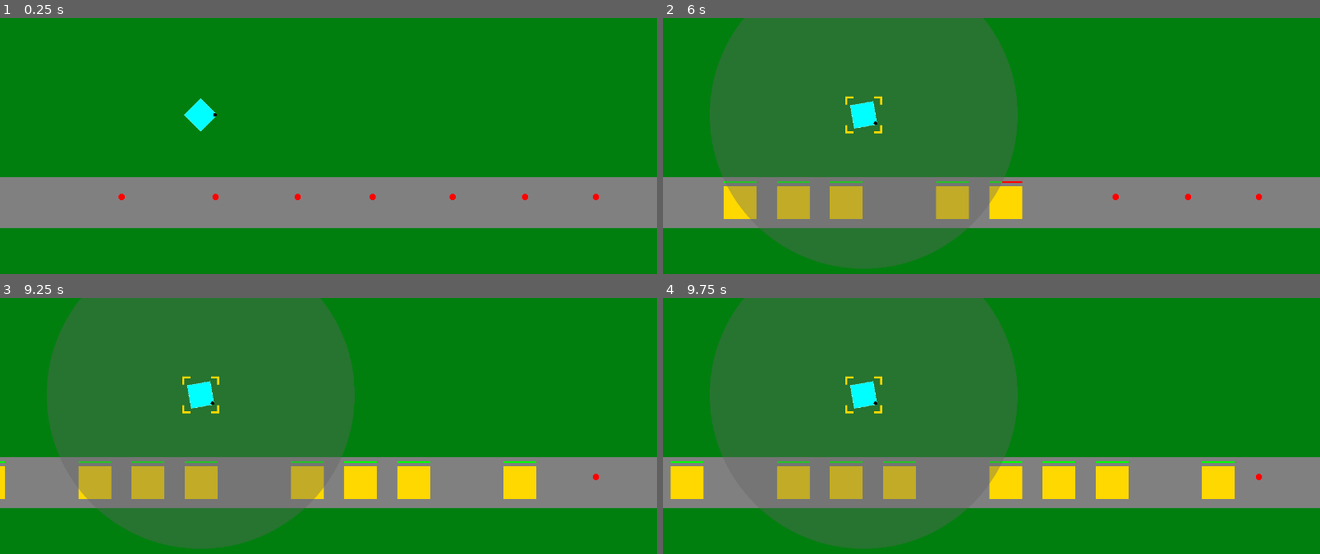
Above: before the commit, frames 1-4 (two rows, left to right).
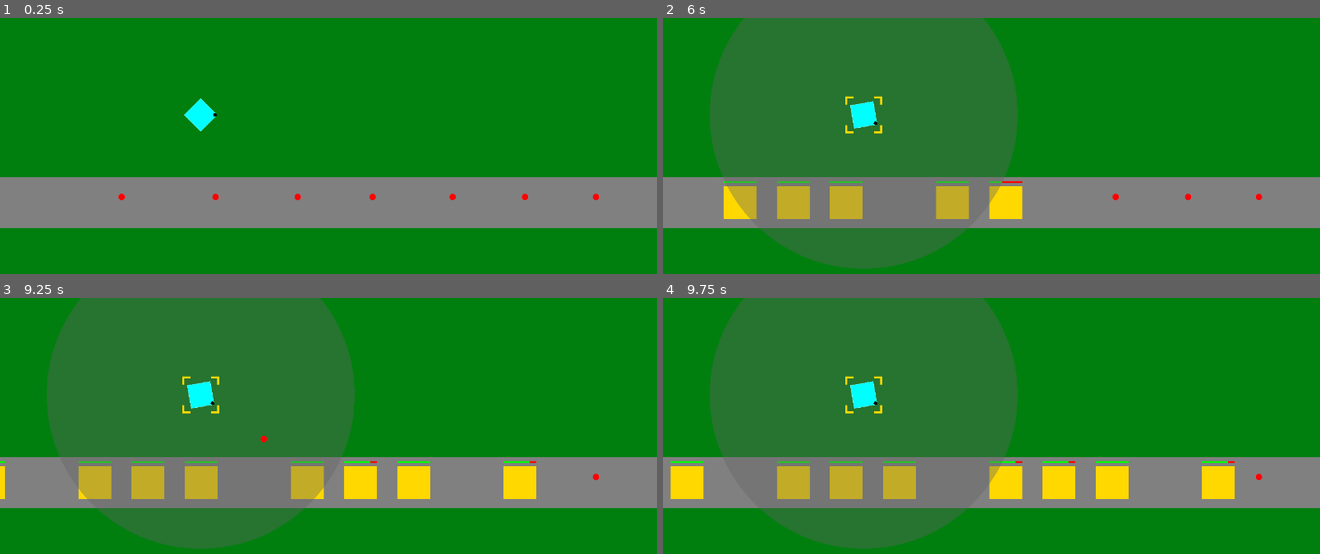
Above: after the commit, the same moments.

Repository: phrasmotica/godot-tower-defence
Game: Godot game, scene res://scenes/game.tscn
Same seed, same stepped clock (60 frames per second), same inputs: the game is played once before the commit and once after it.
Inputs (mouse positions are in pixels of both pictures, inside the frame that each line leads up to):
- Up to frame 1 (0.25 s): no input
- Up to frame 2 (6 s): tap Enter (ui_accept) at 0.5, 0.77, 1.52, 3.02, 3.77, 4.52 s; move the mouse to (866, 115) at 0.52 s; click (866, 115) at 0.67 s; move the mouse to (860, 220) at 1.27 s; click (860, 220) at 1.42 s; move the mouse to (1057, 120) at 2.02 s; click (1057, 120) at 2.17 s; move the mouse to (outside the picture) at 2.77 s; click (outside the picture) at 2.92 s; move the mouse to (1188, 258) at 3.52 s; click (1188, 258) at 3.67 s; move the mouse to (794, 146) at 4.27 s; click (794, 146) at 4.42 s; move the mouse to (1024, 202) at 5.02 s; click (1024, 202) at 5.17 s; move the mouse to (892, 110) at 5.77 s; click (892, 110) at 5.92 s
- Up to frame 3 (9.25 s): tap Enter (ui_accept) at 6.02, 6.77, 7.52, 9.02 s; move the mouse to (473, 464) at 6.52 s; click (473, 464) at 6.67 s; move the mouse to (197, 500) at 7.27 s; click (197, 500) at 7.42 s; move the mouse to (394, 400) at 8.02 s; click (394, 400) at 8.17 s; move the mouse to (outside the picture) at 8.77 s; click (outside the picture) at 8.92 s
- Up to frame 4 (9.75 s): move the mouse to (1188, 538) at 9.52 s; click (1188, 538) at 9.67 s

Frames 1-2 are identical in both runs. In frame 3, less than 0.1% of the frame differs, in the area x 39-82%, y 53-65%; in frame 4, less than 0.1%.

Commit message:
Move enemy targeting logic to levels manager node

Diff:
--- a/scripts/tower.gd
+++ b/scripts/tower.gd
@@ -12,15 +12,13 @@
 signal on_deselected
 
 func _ready():
+	levels_node.path = path
+
 	deselect()
 
 func _process(delta):
 	if Input.is_action_just_pressed("ui_cancel"):
 		deselect()
-
-	var near_enemy = get_near_enemy()
-	if near_enemy:
-		point_towards_enemy(near_enemy, delta)
 
 func select():
 	selection_node.show()
@@ -36,35 +34,6 @@
 
 	on_deselected.emit()
 
-func get_near_enemy():
-	var enemies = path.enemies
-	if enemies.size() <= 0:
-		return null
-
-	if enemies[0] == null or enemies[0].is_queued_for_deletion():
-		return null
-
-	var distance_to_enemy = global_position.distance_to(enemies[0].global_position)
-	if distance_to_enemy > get_range_px():
-		return null
-
-	return enemies[0]
-
-func point_towards_enemy(enemy: Enemy, delta: float):
-	var rotate_speed = levels_node.get_current_level().stats.rotate_speed
-
-	# gets the angle we want to face
-	var angle_to_enemy = global_position.direction_to(enemy.global_position).angle()
-
-	# slowly changes the rotation to face the angle
-	levels_node.rotation = move_toward(levels_node.rotation, angle_to_enemy, delta * rotate_speed)
-
-func get_range_px():
-	var level = levels_node.get_current_level()
-
-	# 1 range => 100px
-	return level.stats.range * 100
-
 func _on_collision_area_mouse_entered():
 	range_node.show()
 
@@ -77,9 +46,6 @@
 		select()
 
 func _on_barrel_shoot():
-	if not get_near_enemy():
-		return
-
 	if not levels_node.should_shoot():
 		return
 
--- a/scripts/tower_level_manager.gd
+++ b/scripts/tower_level_manager.gd
@@ -1,6 +1,13 @@
 extends Node2D
 
+var path: Path
+
 @onready var firing_line: RayCast2D = $FiringLine
+
+func _process(delta):
+	var near_enemy = get_near_enemy()
+	if near_enemy:
+		point_towards_enemy(near_enemy, delta)
 
 func should_shoot():
 	return firing_line.is_colliding()
@@ -8,3 +15,30 @@
 func get_current_level() -> TowerLevel:
 	# firing line is child index 0, so skip it
 	return get_child(1)
+
+func get_range_px():
+	# 1 range => 100px
+	return get_current_level().stats.range * 100
+
+func get_near_enemy():
+	var enemies = path.enemies
+	if enemies.size() <= 0:
+		return null
+
+	if enemies[0] == null or enemies[0].is_queued_for_deletion():
+		return null
+
+	var distance_to_enemy = global_position.distance_to(enemies[0].global_position)
+	if distance_to_enemy > get_range_px():
+		return null
+
+	return enemies[0]
+
+func point_towards_enemy(enemy: Enemy, delta: float):
+	var rotate_speed = get_current_level().stats.rotate_speed
+
+	# gets the angle we want to face
+	var angle_to_enemy = global_position.direction_to(enemy.global_position).angle()
+
+	# slowly changes the rotation to face the angle
+	rotation = move_toward(rotation, angle_to_enemy, delta * rotate_speed)
